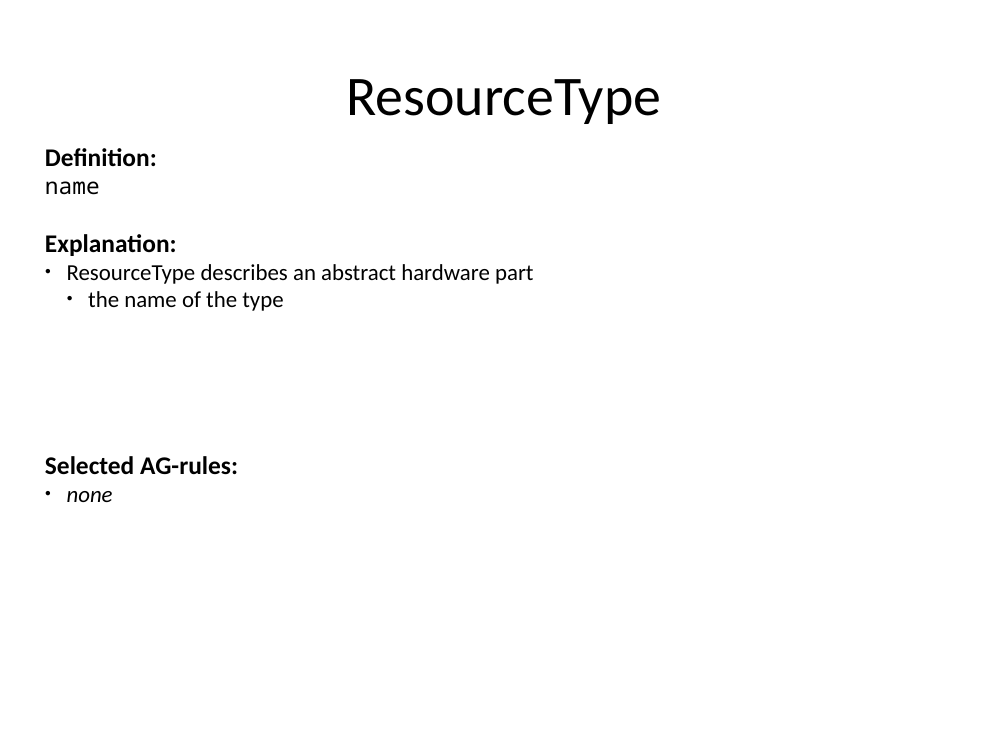
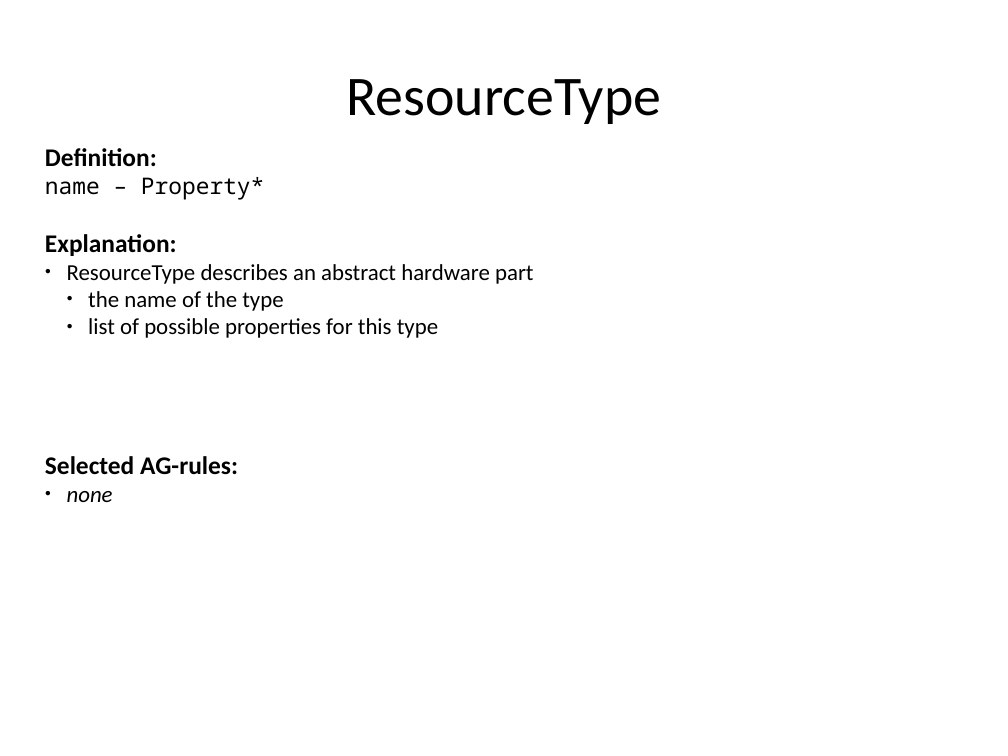
Before and after one commit to rene-schoene/racr-mquat, a slide deck: slide 23 of doc/the-model.odp. Drawn at 1008x756 pixels with LibreOffice and Linux fonts; fonts in the diff are those of the drawing. Boxes give left, top, right and bottom in pixels: in the first picture for what was removed or moved away, otherwise in the second. Text is boxed around its words. In the diff, an @@ line names an element or a change of style, - is before the commit and + after.

Commit message:
wip: update AST-change concerning properties.

```diff
--- a/doc/the-model.odp
+++ b/doc/the-model.odp
@@ text at (45, 177, 264, 200): text changed @@
-name
+name – Property*
@@ text at (88, 318, 438, 338): paragraph added @@
+  ● list of possible properties for this type
```
Also in this commit, not shown: 3 other slides changed.
